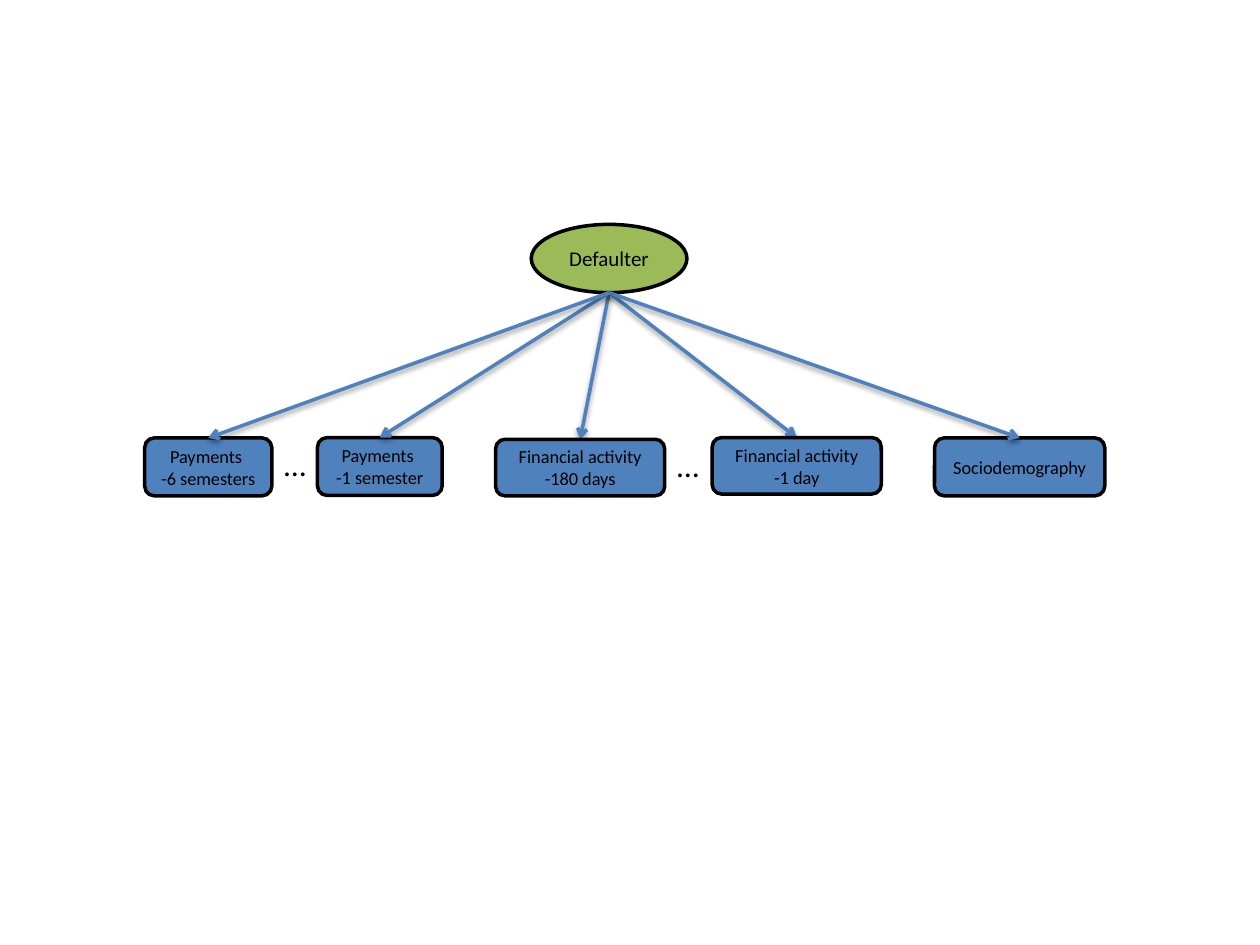
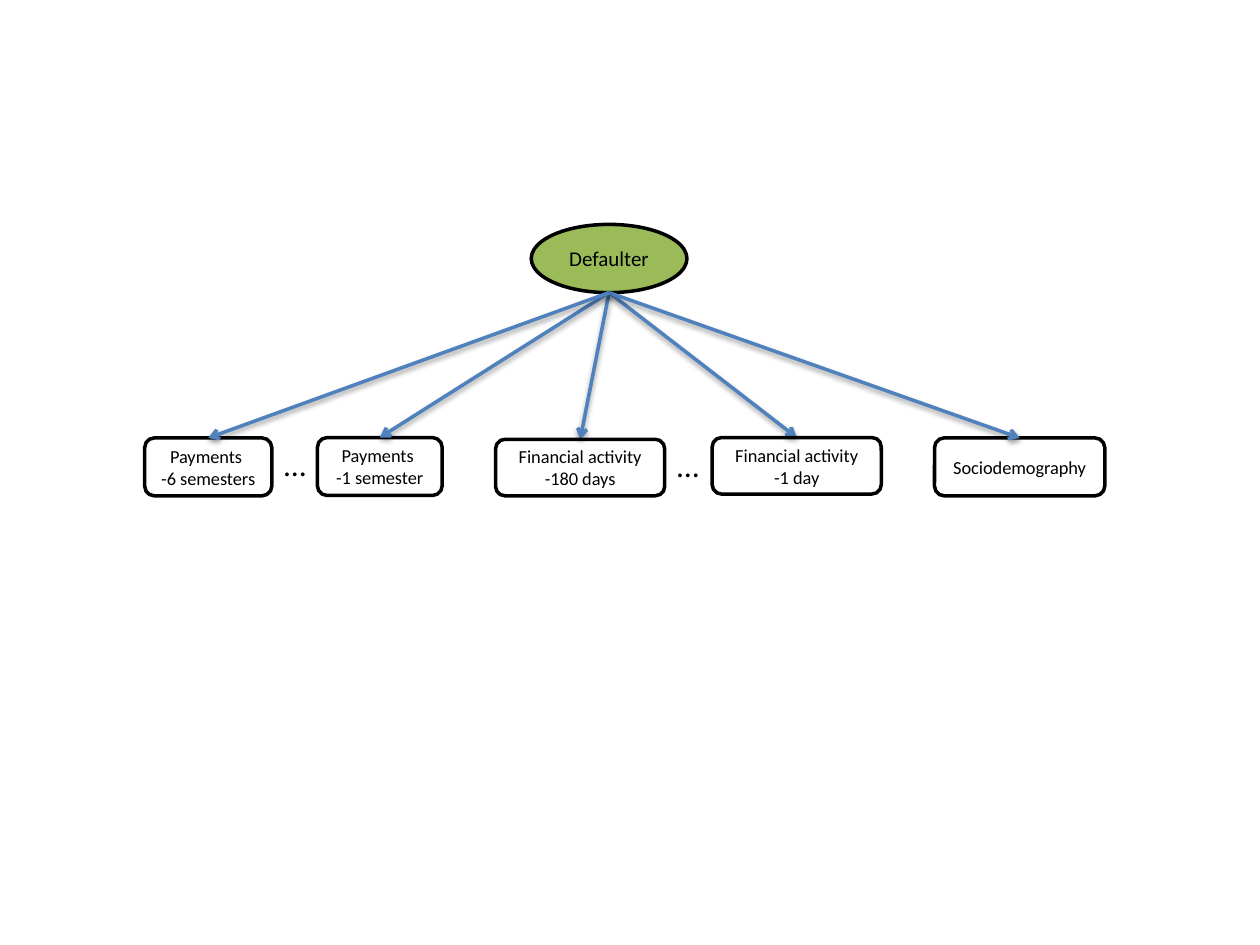
Before and after one commit to amidst/toolbox, a slide deck: slide 1 of doc/D2.1_AMIDSTModelingFramework/figures/CajaMarModelsBucket.pptx. Drawn at 1260x945 pixels with LibreOffice and Linux fonts; fonts in the diff are those of the drawing. Boxes give left, top, right and bottom in pixels: in the first picture for what was removed or moved away, otherwise in the second. Text is boxed around its words. In the diff, an @@ line names an element or a change of style, - is before the commit and + after.

```diff
--- a/doc/D2.1_AMIDSTModelingFramework/figures/CajaMarModelsBucket.pptx
+++ b/doc/D2.1_AMIDSTModelingFramework/figures/CajaMarModelsBucket.pptx
@@ fill #4F81BD to none in 5 elements at box(495, 440, 664, 496), box(145, 438, 272, 496), box(712, 437, 881, 494), box(318, 437, 442, 495), box(935, 438, 1105, 496) @@
```
Also in this commit, not shown: 1 other slide changed, 1 slide added, 1 slide removed, 3 other files.
